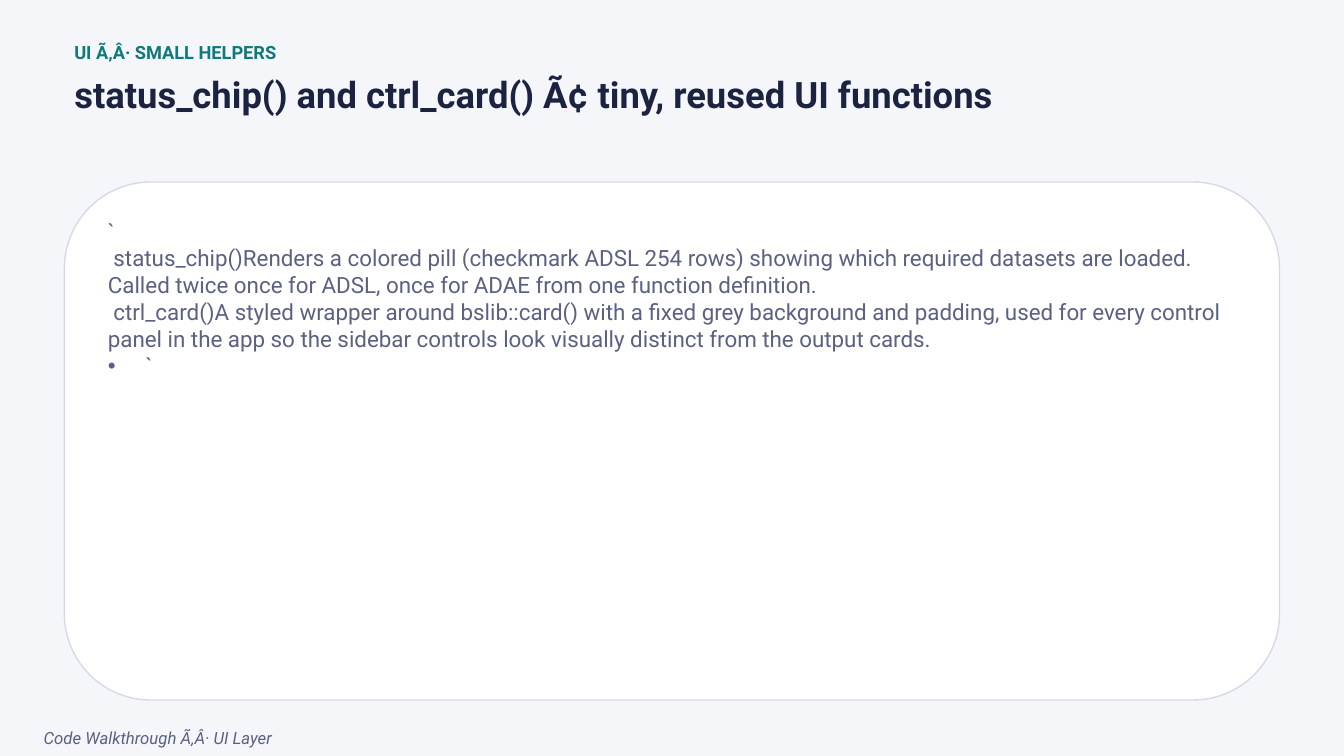
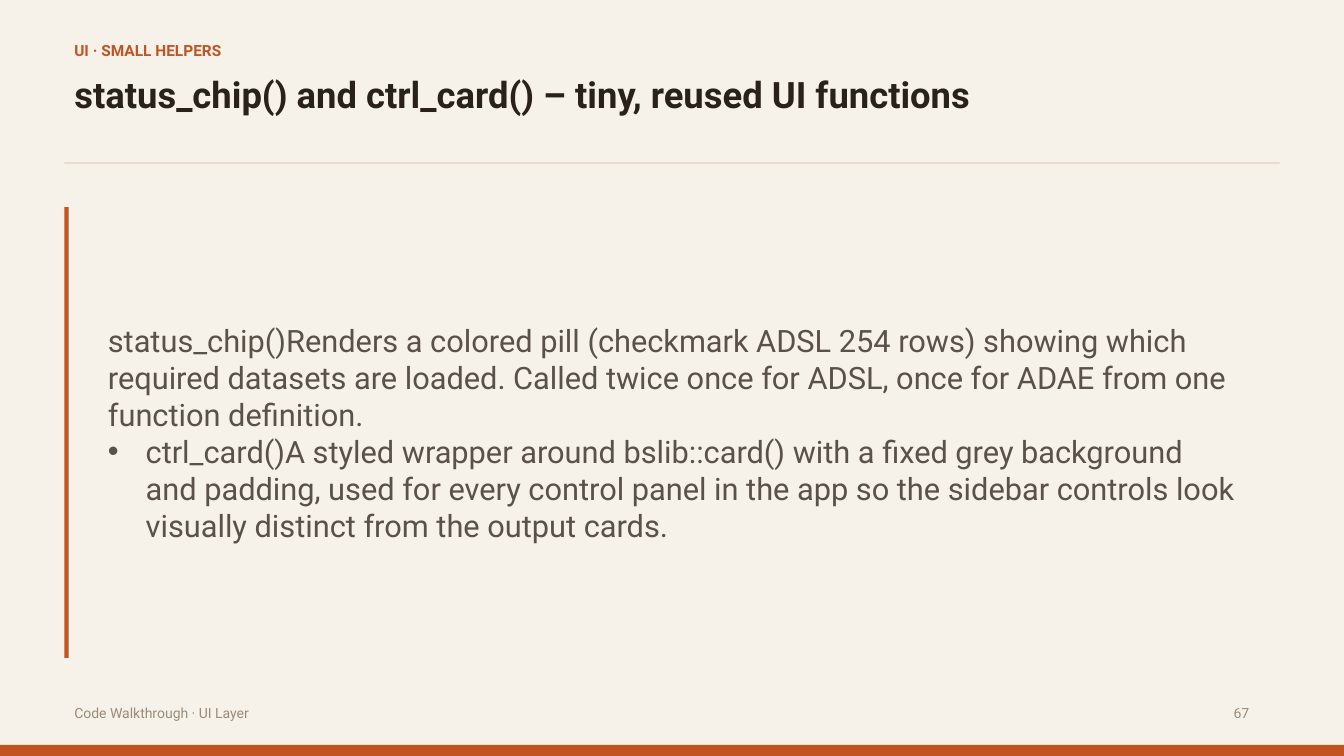
Before and after one commit to itsmdivakaran/IASCT-RShiny-Workshop, a slide deck: slide 66 of IASCT_Shiny_Workshop.pptx (slide 67 before the commit). Drawn at 1344x756 pixels with LibreOffice and Linux fonts; fonts in the diff are those of the drawing. Boxes give left, top, right and bottom in pixels: in the first picture for what was removed or moved away, otherwise in the second. Text is boxed around its words. In the diff, an @@ line names an element or a change of style, - is before the commit and + after.

```diff
--- a/IASCT_Shiny_Workshop.pptx
+++ b/IASCT_Shiny_Workshop.pptx
@@ background #F5F6FA to #F6F1E9 @@
@@ text at [74,45,221,56]: text changed; size 13 to 11 pt; text colour #0F7A7A to #C25422 @@
-UI Ã‚Â· SMALL HELPERS
+UI · SMALL HELPERS
@@ text at [74,79,969,116]: text changed; text colour #1B2340 to #2A2118 @@
-status_chip() and ctrl_card() Ã¢ tiny, reused UI functions
+status_chip() and ctrl_card() – tiny, reused UI functions
@@ rectangle added at [65,162,1280,163], fill #E0D5C3 @@
@@ rounded rectangle removed at [65,182,1280,701] @@
@@ rectangle added at [65,208,69,658], fill #C25422 @@
@@ text "status_chip()Renders a colored pill (checkmark ..." at [108,327,1234,544]: vertical alignment top to middle @@
@@ text at [108,327,1234,544]: text changed; size 16 to 22 pt; text colour #5B6182 to #5A5248 @@
-• `
-  status_chip()Renders a colored pill (checkmark ADSL 254 rows) showing which required datasets are loaded. Called twice once for ADSL, once for ADAE from one function definition.
-  ctrl_card()A styled wrapper around bslib::card() with a fixed grey background and padding, used for every control panel in the app so the sidebar controls look visually distinct from the output cards.
-  `
+• status_chip()Renders a colored pill (checkmark ADSL 254 rows) showing which required datasets are loaded. Called twice once for ADSL, once for ADAE from one function definition.
+  ctrl_card()A styled wrapper around bslib::card() with a fixed grey background and padding, used for every control panel in the app so the sidebar controls look visually distinct from the output cards.
@@ text at [74,707,249,721]: text changed; size 12 to 10 pt; text colour #5B6182 to #9B8C79; italic off @@
-Code Walkthrough Ã‚Â· UI Layer
+Code Walkthrough · UI Layer
@@ text added at [1234,708,1250,718], 10 pt, text #9B8C79 @@
+67
@@ rectangle added at [0,745,1344,756], fill #C25422 @@
```
Also in this commit, not shown: 105 other slides changed, 2 slides removed.
